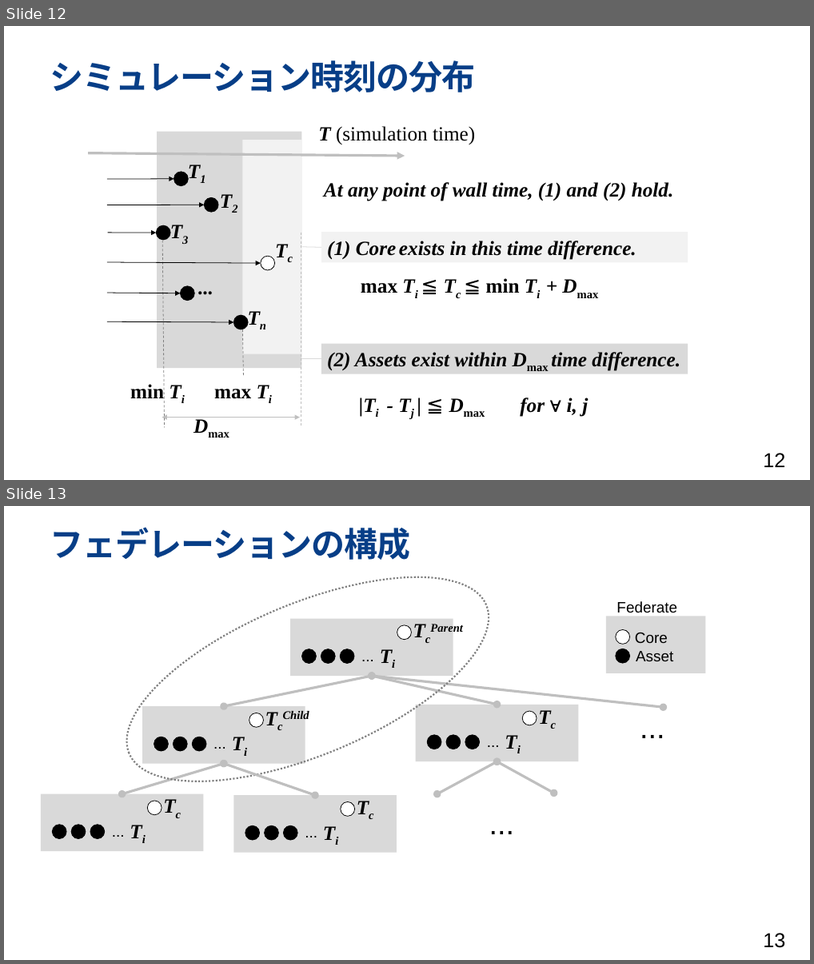
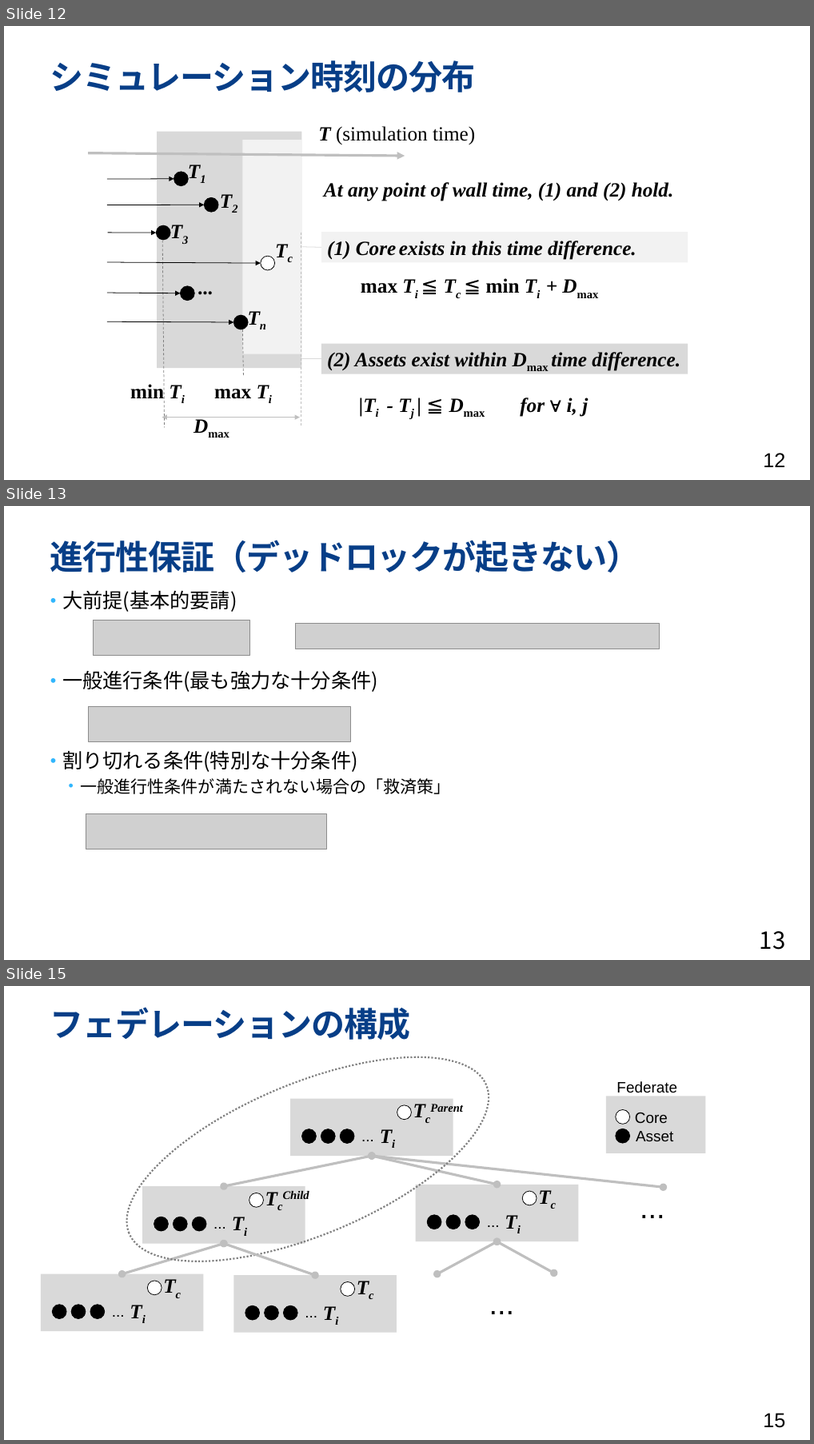
Before and after one commit to hakoniwalab/hakoniwa-design-docs, a slide deck: src/math/Hakoniwa-time.pptx. Shown one above the other, each under a label of ours: slides 12 and 13 before the commit, slides 12, 13 and 15 after it; the slides between them are not shown. The pictures are 814x964 and 814x1444 pixels, drawn with LibreOffice and Linux fonts; fonts in the diff are those of the drawing; grey boxes stand for pictures; background and template pictures are left out. Boxes give left, top, right and bottom in pixels: in the first picture for what was removed or moved away, otherwise in the second. Text is boxed around its words. In the diff, an @@ line names an element or a change of style, - is before the commit and + after.

```diff
--- a/src/math/Hakoniwa-time.pptx
+++ b/src/math/Hakoniwa-time.pptx
@@ slide 13 added at [4,506,810,960], background #FFFFFF @@
@@ title added at [50,540,640,572], 40 pt, text #073E87, bold @@
+進行性保証（デッドロックが起きない）
@@ text added at [62,590,451,794], 24 pt, text #000000 @@
+• 大前提(基本的要請)
+• 一般進行条件(最も強力な十分条件)
+• 割り切れる条件(特別な十分条件)
+  • 一般進行性条件が満たされない場合の「救済策」
@@ picture added at [93,620,250,655] @@
@@ picture added at [295,624,660,649] @@
@@ picture added at [88,707,351,741] @@
@@ picture added at [86,814,326,848] @@
@@ page number added at [760,931,786,949], 28 pt, text #000000 @@
+13
@@ what was slide 13 is now slide 15 @@
@@ page number at [763,1412,786,1428]: text changed @@
-13
+15
```
Also in this commit, not shown: 1 slide changed, 1 other slide added, 17 other files.
